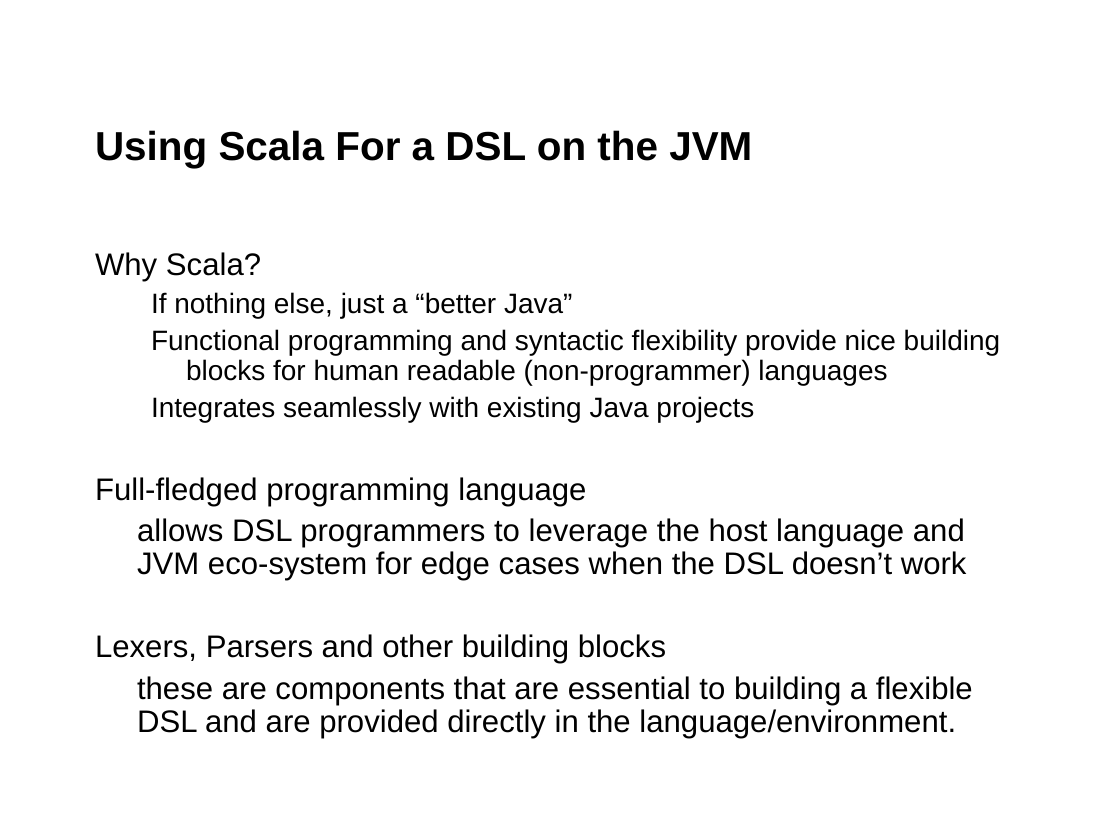
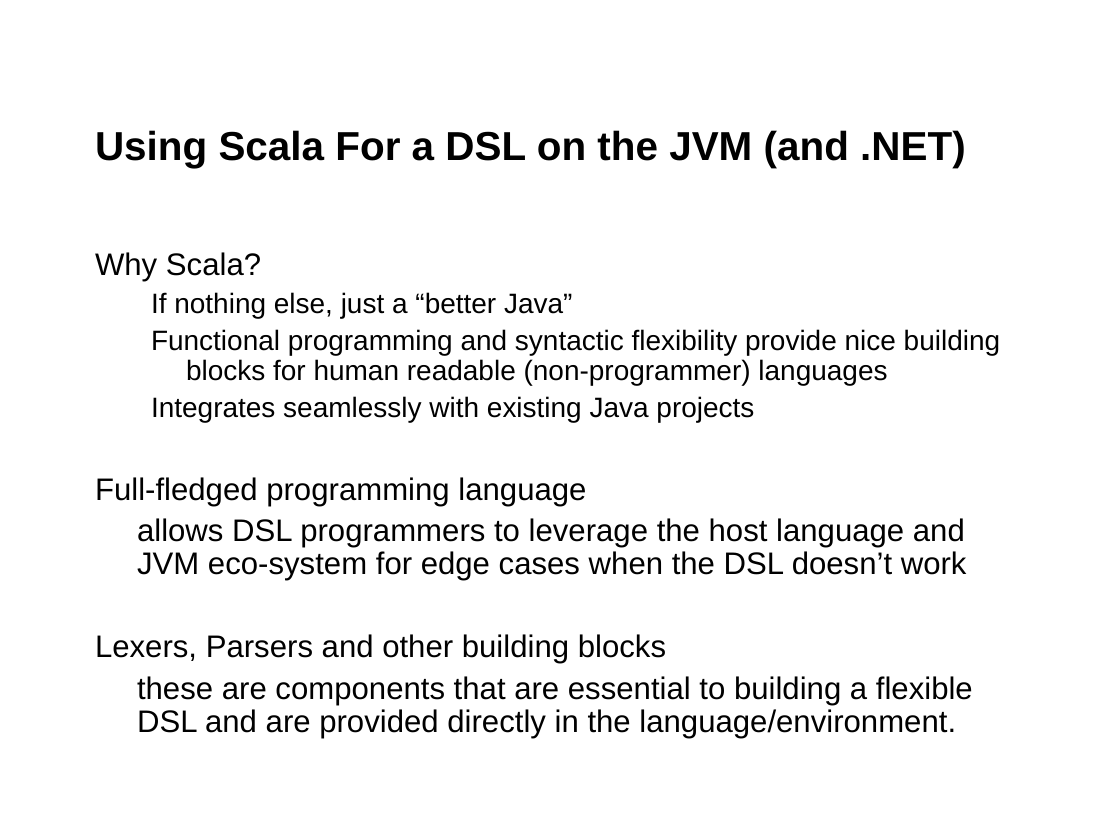
Before and after one commit to jgoodsen/agile2010, a slide deck: slide 5 of 03-scala.ppt (slide 4 before the commit). Drawn at 1120x840 pixels with LibreOffice and Linux fonts; fonts in the diff are those of the drawing; background and template pictures are left out. Boxes give left, top, right and bottom in pixels: in the first picture for what was removed or moved away, otherwise in the second. Text is boxed around its words. In the diff, an @@ line names an element or a change of style, - is before the commit and + after.

```diff
--- a/03-scala.ppt
+++ b/03-scala.ppt
@@ title at bbox=[95, 130, 966, 168]: text changed @@
-Using Scala For a DSL on the JVM
+Using Scala For a DSL on the JVM (and .NET)
```
Also in this commit, not shown: 6 other slides changed, 10 slides added, 11 other files.
